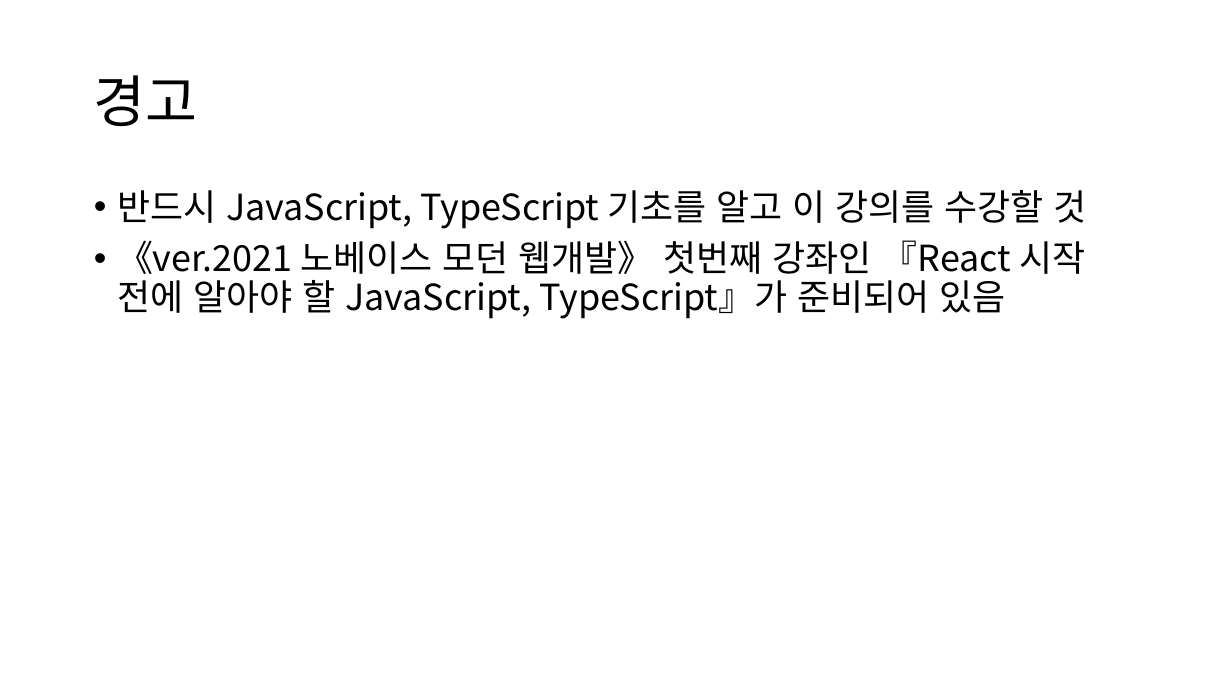
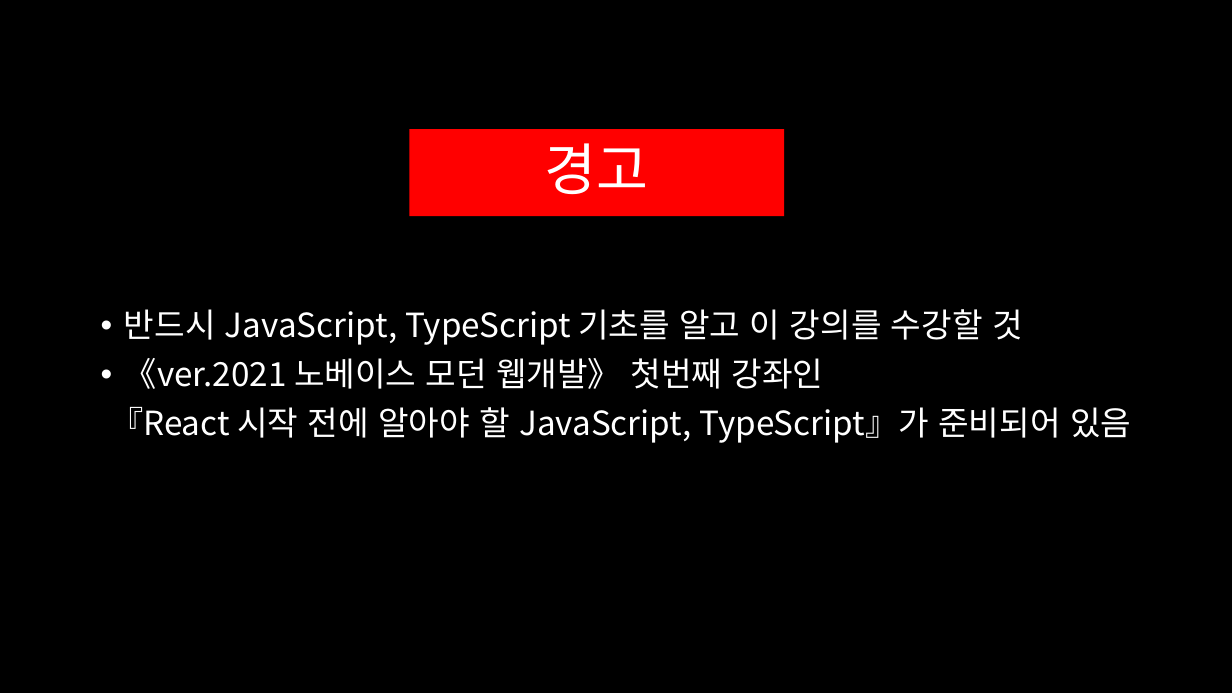
Before and after one commit to GNUCSAssistants/ver.2021_No_Base_ModernWeb, a slide deck: slide 1 of PPT/2. React Hook/0. OT.pptx. Drawn at 1232x693 pixels with LibreOffice and Linux fonts; fonts in the diff are those of the drawing. Boxes give left, top, right and bottom in pixels: in the first picture for what was removed or moved away, otherwise in the second. Text is boxed around its words. In the diff, an @@ line names an element or a change of style, - is before the commit and + after.

```diff
--- a/PPT/2. React Hook/0. OT.pptx
+++ b/PPT/2. React Hook/0. OT.pptx
@@ background #FFFFFF to #000000 @@
@@ title "경고" resized from (x1=94, y1=75, x2=198, y2=126) to (x1=409, y1=129, x2=785, y2=216) @@
@@ title "경고" at (x1=409, y1=129, x2=785, y2=216): text colour #000000 to #FFFFFF; alignment left to centre; fill none to #FF0000 @@
@@ text "반드시 JavaScript, TypeScript 기초를 알고 ..." moved from (x1=117, y1=190, x2=1087, y2=319) to (x1=110, y1=309, x2=1131, y2=443) @@
@@ text at (x1=124, y1=309, x2=1023, y2=345): size 28 to 25.9 pt, text colour #000000 to #FFFFFF in "반드시 JavaScript, TypeScript 기초를 알고 이 강의를 ..." @@
@@ text at (x1=110, y1=358, x2=1131, y2=443): text changed; size 28 to 25.9 pt; text colour #000000 to #FFFFFF @@
-• 《ver.2021 노베이스 모던 웹개발》 첫번째 강좌인 『React 시작 전에 알아야 할 JavaScript, TypeScript』가 준비되어 있음
+• 《ver.2021 노베이스 모던 웹개발》 첫번째 강좌인
+『React 시작 전에 알아야 할 JavaScript, TypeScript』가 준비되어 있음
```
Also in this commit, not shown: 2 other slides changed, 11 other files.
